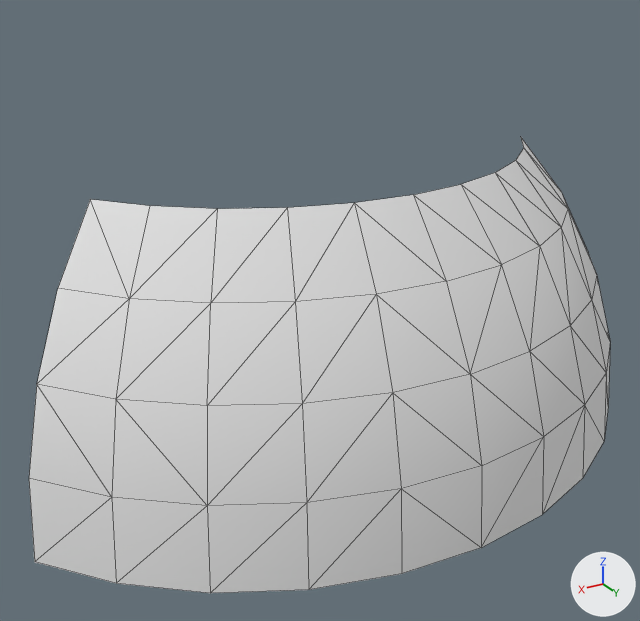
What one commit did to the OBJ model res/models/SkyDome.obj.
The view is the same before and after, from a 50 mm lens placed at (1.141, 2.151, 1.24), pointed at (0.167, 0.528, 0.429). Arrows for +X, +Y and +Z are at lower right; the lights stay in place. Mesh edges are drawn as thin lines. Where no turn or scale is listed for an object, it has been applied to the vertices.

In view in the first picture: 'Sphere_Sphere.002'.
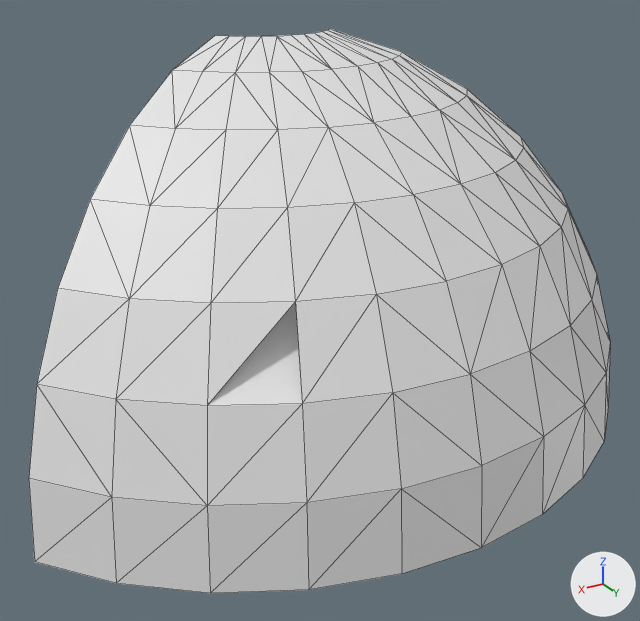
Diff of the bpy script that builds the scene:
```diff
--- a/res/models/SkyDome.obj.py
+++ b/res/models/SkyDome.obj.py
@@ me_sphere_sphere_002 @@
 # used by ob_sphere_sphere_002; location = (0.0, 0.0, 0.0)
-me_sphere_sphere_002.from_pydata(...)  # 55 vertices, 80 faces; spans x -0.78..0.88, y 0.39..1.0, z 0.02..0.73
-me_sphere_sphere_002.materials.append(mat_none)  # white #e7e7e7
+me_sphere_sphere_002.from_pydata(...)  # 88 vertices, 140 faces; spans x -0.78..0.88, y 0.11..1.0, z 0.02..1.01
+# me_sphere_sphere_002 part 1
+# 1 face is deleted
+# 33 vertices are added at x -0.41..0.51, y 0.11..0.56, z 0.86..1.01
+# 61 new faces join them
+# me_sphere_sphere_002 part 2: 79 kept faces spanning x -0.78..0.88, y 0.39..1.0, z 0.02..0.73 are now shaded flat
```

Changed parts and their boxes [x1, y1, x2, y2] in the pictures (640 x 621 px):
'Sphere_Sphere.002', reshaped (24% taller)
    before: [29, 138, 610, 593]
    after: [29, 29, 610, 593]
part 1 of me_sphere_sphere_002, built on
    before: [208, 302, 302, 406]
    after: [90, 29, 524, 406]
part 2 of me_sphere_sphere_002, shading changed
    both: [37, 138, 599, 553]
